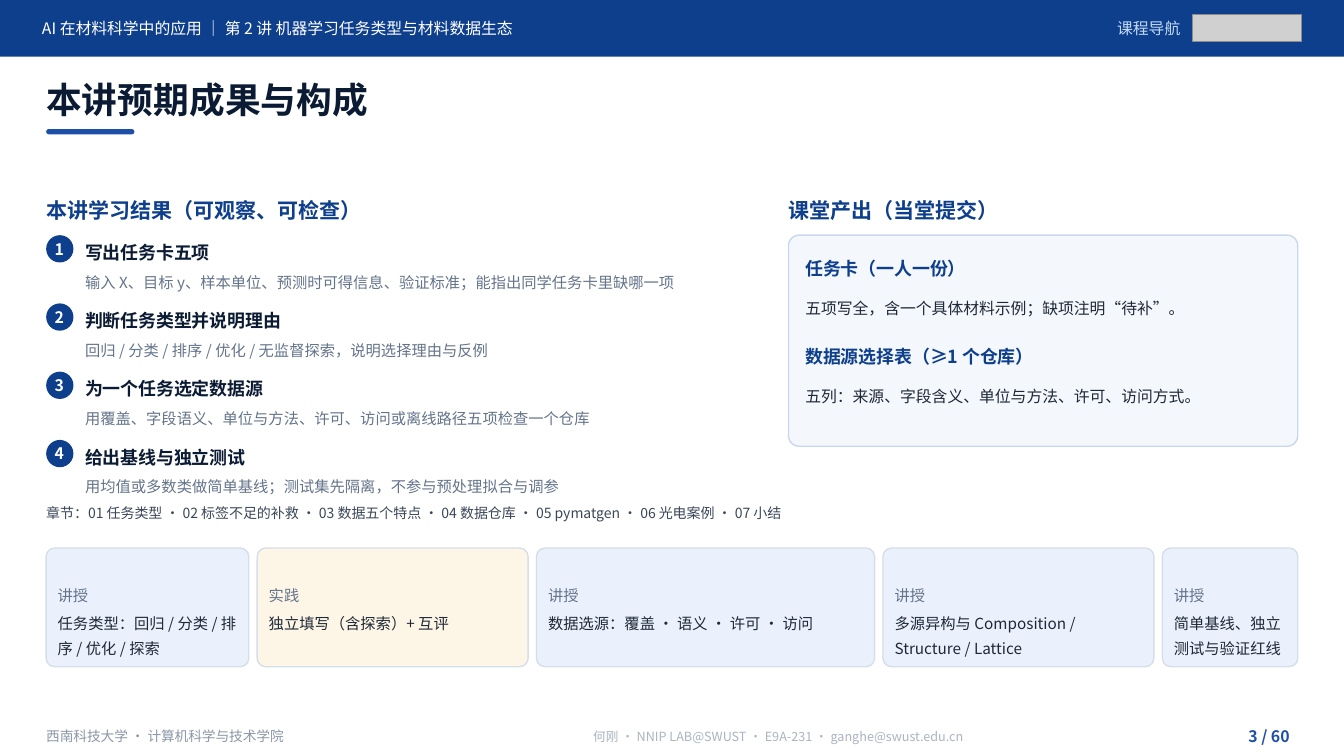
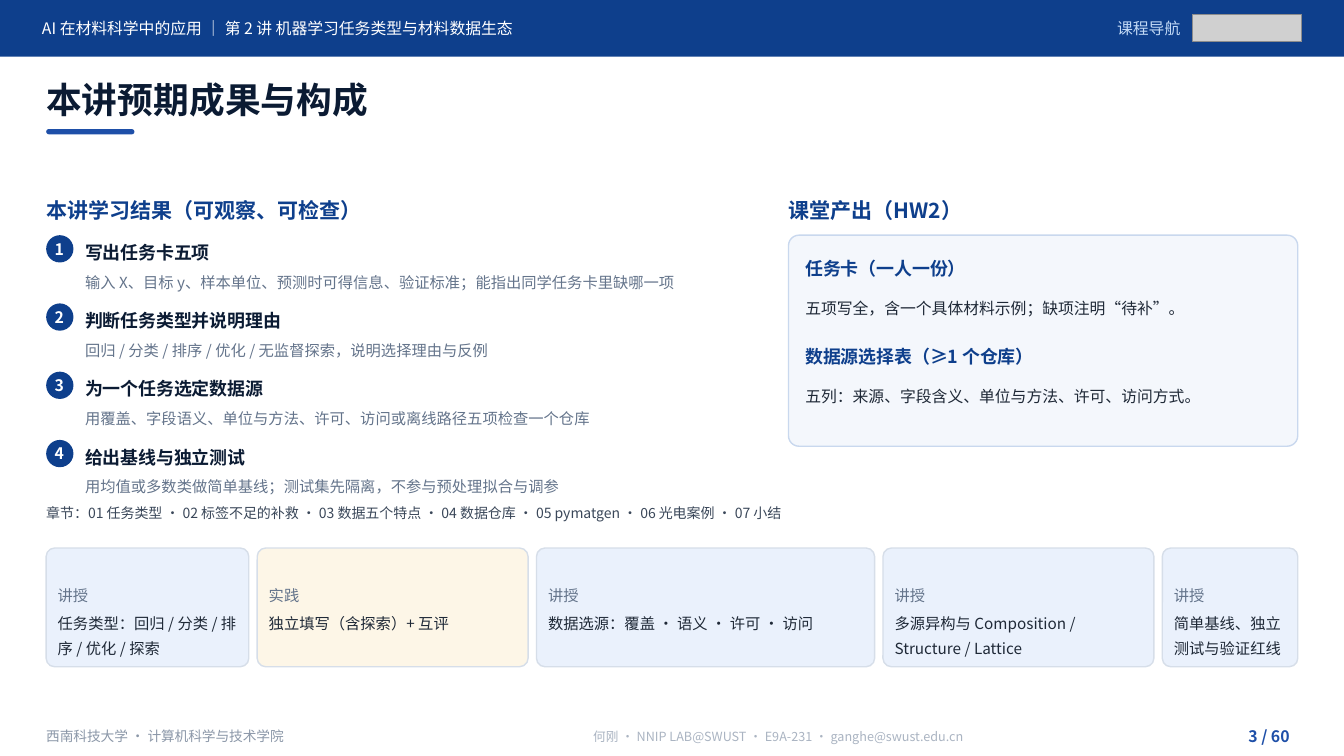
Before and after one commit to cosfrist/Applications-of-Artificial-Intelligence-in-Materials-Science-SWUST, a slide deck: slide 3 of lectures/02-机器学习任务类型与材料数据生态/AI在材料科学中的应用-第2讲 机器学习任务类型与材料数据生态-V5.pptx. Drawn at 1344x756 pixels with LibreOffice and Linux fonts; fonts in the diff are those of the drawing; grey boxes stand for pictures. Boxes give left, top, right and bottom in pixels: in the first picture for what was removed or moved away, otherwise in the second. Text is boxed around its words. In the diff, an @@ line names an element or a change of style, - is before the commit and + after.

```diff
--- a/lectures/02-机器学习任务类型与材料数据生态/AI在材料科学中的应用-第2讲 机器学习任务类型与材料数据生态-V5.pptx
+++ b/lectures/02-机器学习任务类型与材料数据生态/AI在材料科学中的应用-第2讲 机器学习任务类型与材料数据生态-V5.pptx
@@ text at <box>788,200,962,220</box>: text changed @@
-课堂产出（当堂提交）
+课堂产出（HW2）
```
Also in this commit, not shown: 11 other slides changed, 24 other files.
